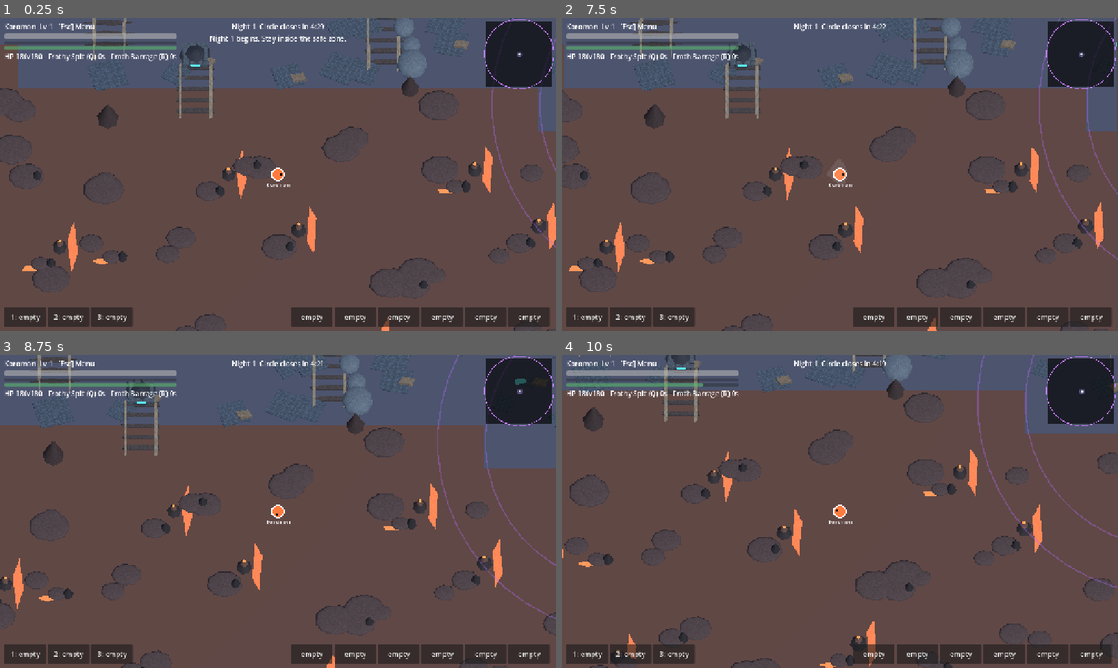
Above: before the commit, frames 1-4 (two rows, left to right).
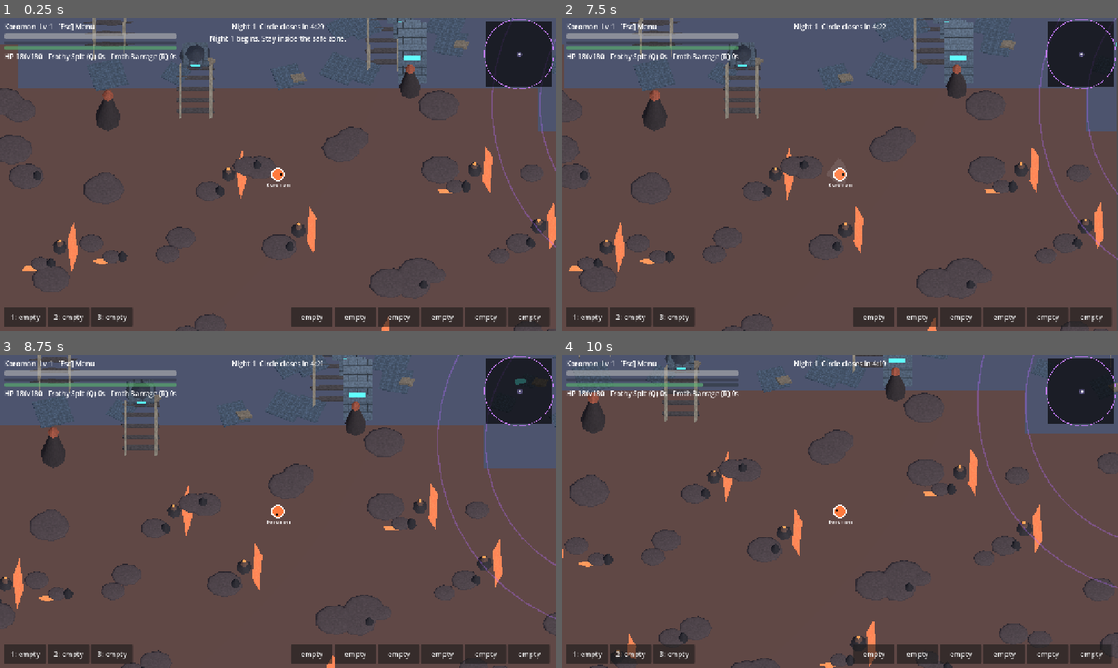
Above: after the commit, the same moments.

Repository: balaxguns/Digirogue-Coop
Game: Godot game, scene res://bugfixes-menu-down-update/scenes/run.tscn
Same seed, same stepped clock (60 frames per second), same inputs: the game is played once before the commit and once after it. This scene is started directly instead of the project's main scene.
Inputs (mouse positions are in pixels of both pictures, inside the frame that each line leads up to):
- Up to frame 1 (0.25 s): no input
- Up to frame 2 (7.5 s): click "1: empty" at 0.5 s; click "2: empty" at 1.25 s; click "3: empty" at 2 s; click "empty" at 2.75 s; click "empty" at 3.5 s; click "empty" at 4.25 s; click "empty" at 5 s; click "empty" at 5.75 s; click "empty" at 6.5 s; tap Enter at 7.25 s; move the mouse to (962, 158) at 7.27 s; press the mouse at (962, 158) at 7.28 s; hold D (move_right) from 7.28 s (still down)
- Up to frame 3 (8.75 s): release D (move_right) at 8 s; release the mouse at (400, 495) at 8 s; drag from (166, 527) to (250, 574) at 8.02 s
- Up to frame 4 (10 s): tap Space (dodge) at 8.75, 8.85 s; move the mouse to (895, 442) at 8.77 s; hold D (move_right) 8.78-9.5 s; drag from (812, 574) to (673, 464) at 9.52 s

The runs differ from the first frame. In frame 1, 0.7% of the frame differs, in the area x 17-77%, y 0-37%; in frame 2, 0.6%; in frame 3, 0.7%; in frame 4, 0.4%.

Commit message:
Turn gameplay collision obstacles into solid biome-specific trees, ice boulders, cacti, machinery and basalt

Diff:
--- a/scripts/digital_props.gd
+++ b/scripts/digital_props.gd
@@ -187,6 +187,7 @@
 			var distance: float = 380.0 + float((i * 193 + biome * 61) % 1200)
 			var point: Vector2 = area.pos + Vector2.from_angle(angle) * distance
 			point = point.clamp(Vector2(100, 100), Vector2(8900, 8900))
+			# Tall landmarks remain visual; their bases are outside reserved arenas.
 			_place(biome, point, i)
 		# The biome's primary digital landmark: a pulsing data obelisk.
 		var anchor: Vector2 = area.pos + Vector2(0, -260)
@@ -224,17 +225,37 @@
 			if seed % 4 != 0:
 				var second := point + Vector2(rng.randf_range(-65, 65), rng.randf_range(-65, 65))
 				_ground_detail(biome, second, seed + 7)
-	# Rock obstacles use the gameplay's real collision positions, so no decorative
-	# boulder can imply an impassable wall where none exists.
+	# Solid scenery is generated ONLY from the same obstacle coordinates
+	# used by run.gd's push_out(), hits_obs(), and enemy movement.
 	for obstacle in obstacles:
 		var biome: int = int(obstacle.b)
 		var radius: float = float(obstacle.r) * S
-		if biome == 1:
-			_add("cone", Color("#b7d8e7"), _p(obstacle.pos, radius), Vector3(radius * 1.5, radius * 2.0, radius * 1.5), 0, 1)
-		elif biome == 5:
-			_add("cone", Color("#423638"), _p(obstacle.pos, radius), Vector3(radius * 1.5, radius * 2.0, radius * 1.5), 0, 1)
-		else:
-			_add("sphere", Color("#66645b") if biome != 3 else Color("#68788a"), _p(obstacle.pos, radius * 0.6), Vector3(radius * 1.8, radius * 1.2, radius * 1.8), 0, 1)
+		var base := _p(obstacle.pos)
+		var height: float = maxf(9.0, radius * 4.0)
+		match biome:
+			0: # Impassable old-growth trunks, roots and layered crowns.
+				_add("cylinder", Color("#534338"), base + Vector3(0, height * 0.5, 0), Vector3(radius * 1.4, height, radius * 1.4), 0, 1)
+				for layer in 3:
+					var tier: float = float(layer)
+					_add("cone", Color("#31523d").lightened(tier * 0.07), base + Vector3(0, height * (0.9 + tier * 0.3), 0), Vector3(radius * (4.0 - tier * 0.65), height * 0.7, radius * (4.0 - tier * 0.65)), 0, 1)
+			1: # Large frozen boulders and ice-coated peaks.
+				_add("cone", Color("#9fc5d9"), base + Vector3(0, height * 0.5, 0), Vector3(radius * 1.8, height, radius * 1.8), 0, 1)
+				_add("cone", Color("#e6f5fc"), base + Vector3(0, height * 0.93, 0), Vector3(radius * 1.15, height * 0.38, radius * 1.15), 0, 1)
+			2: # Solid sandstone and tall cactus stems.
+				if int(obstacle.pos.x) % 3 == 0:
+					_add("cylinder", Color("#528366"), base + Vector3(0, height * 0.5, 0), Vector3(radius * 1.4, height, radius * 1.4), 0, 1)
+					_add("sphere", Color("#6c9c72"), base + Vector3(0, height, 0), Vector3(radius * 1.4, radius, radius * 1.4), 0, 1)
+				else:
+					_add("box", Color("#b28d63"), base + Vector3(0, height * 0.4, 0), Vector3(radius * 1.8, height * 0.8, radius * 1.8), 0, 2)
+			3: # Solid ruined pillars and machinery housings.
+				_add("box", Color("#68798b"), base + Vector3(0, height * 0.5, 0), Vector3(radius * 1.7, height, radius * 1.7), 0, 2)
+				_add("box", Color("#3bd6f2"), base + Vector3(0, height * 0.8, radius * 0.85), Vector3(radius, height * 0.15, 0.5), 0, 3, true)
+			4: # Mangrove trunks with thick roots.
+				_add("cylinder", Color("#435c4d"), base + Vector3(0, height * 0.5, 0), Vector3(radius * 1.4, height, radius * 1.4), 0, 1)
+				_add("sphere", Color("#456e5b"), base + Vector3(0, height * 1.15, 0), Vector3(radius * 4, height * 0.8, radius * 4), 0, 1)
+			5: # Solid volcanic basalt spires.
+				_add("cone", Color("#3c3336"), base + Vector3(0, height * 0.5, 0), Vector3(radius * 1.8, height, radius * 1.8), 0, 1)
+				_add("cone", Color("#a9533d"), base + Vector3(0, height * 0.95, 0), Vector3(radius * 0.8, height * 0.2, radius * 0.8), 0, 3)
 	for key in groups:
 		var g: Dictionary = groups[key]
 		var transforms: Array = g.items
